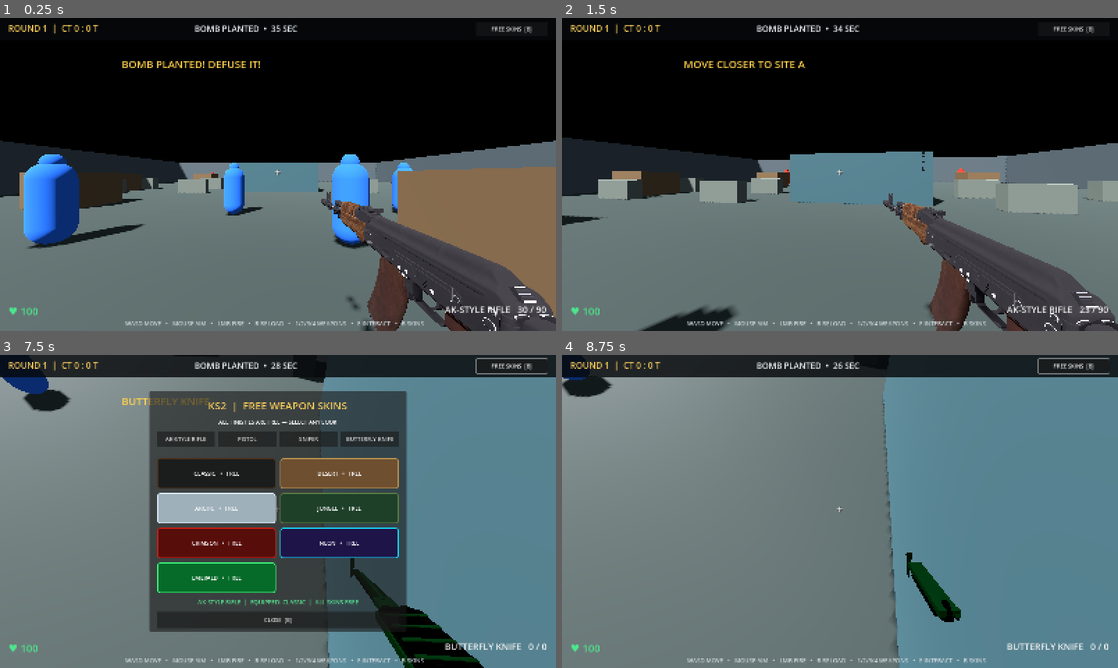
Above: before the commit, frames 1-4 (two rows, left to right).
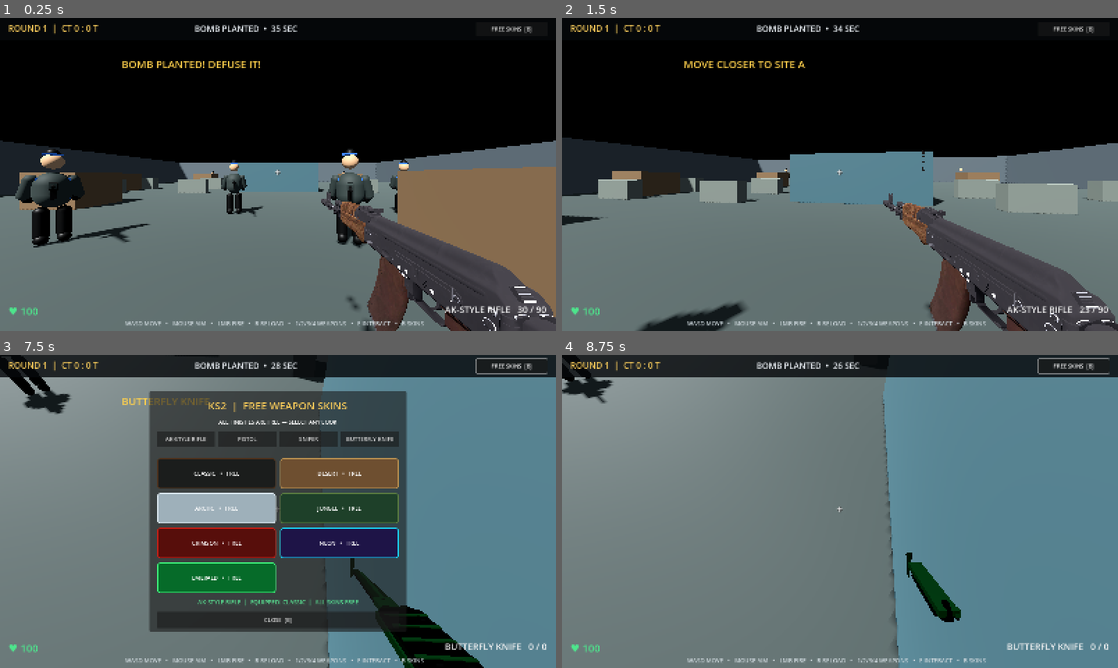
Above: after the commit, the same moments.

Repository: a89526425040-creator/ks2
Game: Godot game, scene res://Main.tscn
Two runs of this game, one before a commit and one after it. Both use one fixed random seed, a clock stepped at 60 frames per second and the inputs below.
Inputs (mouse positions are in pixels of both pictures, inside the frame that each line leads up to):
- Up to frame 1 (0.25 s): no input
- Up to frame 2 (1.5 s): tap Enter at 0.5 s; move the mouse to (867, 174) at 0.52 s; press the mouse at (867, 174) at 0.53 s; hold W (move_forward) from 0.53 s (still down); tap Space (jump) at 0.77 s; move the mouse to (812, 174) at 1.27 s; release the mouse at (812, 174) at 1.28 s; tap E (interact) at 1.35 s
- Up to frame 3 (7.5 s): tap Space (jump) at 1.52, 3.02, 3.77, 4.52, 7.25 s; move the mouse to (289, 505) at 2.02 s; hold 1 (weapon_1) 2.03-2.78 s; move the mouse to (272, 517) at 2.77 s; tap 2 (weapon_2) at 2.85 s; move the mouse to (316, 514) at 3.52 s; hold 3 (weapon_3) 3.53-4.28 s; move the mouse to (233, 508) at 4.27 s; tap B at 4.35 s; release W (move_forward) at 5 s; click "CLASSIC • FREE" at 5 s; click "CLASSIC • FREE" at 5.75 s; click "FREE SKINS [B]" at 6.5 s; move the mouse to (283, 511) at 7.27 s; hold W (move_forward) from 7.28 s (still down); tap 4 at 7.35 s
- Up to frame 4 (8.75 s): move the mouse to (756, 433) at 8.02 s; release W (move_forward) at 8.03 s; hold D (move_right) from 8.03 s (still down); tap V at 8.1 s; tap Space (jump) at 8.27 s

The runs differ from the first frame. In frame 1, 5.0% of the frame differs, in the area x 2-75%, y 41-74%; in frame 2, 0.2%; in frame 3, 0.6%; in frame 4, 0.3%.

Commit message:
Add animated soldier models with rifles held in hands

Diff:
--- a/bot.gd
+++ b/bot.gd
@@ -9,41 +9,136 @@
 var shoot_clock := 0.5
 var target: Node3D
 var rng := RandomNumberGenerator.new()
+var left_arm: Node3D
+var right_arm: Node3D
+var left_leg: Node3D
+var right_leg: Node3D
+var rifle: Node3D
+var muzzle: MeshInstance3D
+var muzzle_clock := 0.0
+var shot_kick := 0.0
+var walk_phase := 0.0
+var dark_material: StandardMaterial3D
+var cloth_material: StandardMaterial3D
 
 func _ready() -> void:
 	rng.randomize()
 	var shape := CollisionShape3D.new()
 	var capsule := CapsuleShape3D.new()
-	capsule.radius = 0.38
+	capsule.radius = 0.34
 	capsule.height = 1.8
 	shape.shape = capsule
 	add_child(shape)
-	var body_mesh := MeshInstance3D.new()
+	_build_soldier()
+
+func _mat(color: Color, roughness := 0.72, metallic := 0.0) -> StandardMaterial3D:
+	var m := StandardMaterial3D.new()
+	m.albedo_color = color
+	m.roughness = roughness
+	m.metallic = metallic
+	return m
+
+func _capsule(parent: Node3D, part_name: String, radius: float, height: float, at: Vector3, material: Material) -> MeshInstance3D:
+	var part := MeshInstance3D.new()
+	part.name = part_name
 	var mesh := CapsuleMesh.new()
-	mesh.radius = 0.38
-	mesh.height = 1.8
-	body_mesh.mesh = mesh
-	var mat := StandardMaterial3D.new()
-	mat.albedo_color = Color(0.16,0.38,0.72) if team == 0 else Color(0.68,0.19,0.13)
-	body_mesh.material_override = mat
-	add_child(body_mesh)
-	var head := MeshInstance3D.new()
-	var hm := SphereMesh.new()
-	hm.radius = 0.2
-	hm.height = 0.4
-	head.mesh = hm
-	head.position.y = 0.88
-	head.material_override = mat
-	add_child(head)
+	mesh.radius = radius
+	mesh.height = height
+	part.mesh = mesh
+	part.position = at
+	part.material_override = material
+	parent.add_child(part)
+	return part
+
+func _box(parent: Node3D, part_name: String, size: Vector3, at: Vector3, material: Material) -> MeshInstance3D:
+	var part := MeshInstance3D.new()
+	part.name = part_name
+	var mesh := BoxMesh.new()
+	mesh.size = size
+	part.mesh = mesh
+	part.position = at
+	part.material_override = material
+	parent.add_child(part)
+	return part
+
+func _build_soldier() -> void:
+	var visual := Node3D.new()
+	visual.name = "AnimatedSoldier"
+	add_child(visual)
+	var blue := team == 0
+	var team_mat := _mat(Color(0.12, 0.31, 0.57) if blue else Color(0.42, 0.16, 0.10))
+	dark_material = _mat(Color(0.055, 0.065, 0.07), 0.48, 0.28)
+	cloth_material = _mat(Color(0.16, 0.19, 0.18) if blue else Color(0.24, 0.22, 0.17))
+	_capsule(visual, "Torso", 0.29, 0.78, Vector3(0, 0.28, 0), cloth_material)
+	_box(visual, "ArmoredVest", Vector3(0.49, 0.48, 0.22), Vector3(0, 0.31, -0.015), team_mat)
+	_box(visual, "ChestPlate", Vector3(0.34, 0.22, 0.045), Vector3(0, 0.36, -0.14), dark_material)
+	_capsule(visual, "Head", 0.17, 0.34, Vector3(0, 0.91, 0), _mat(Color(0.66, 0.52, 0.39)))
+	_capsule(visual, "Helmet", 0.19, 0.22, Vector3(0, 1.08, 0.015), dark_material)
+	_box(visual, "HelmetBand", Vector3(0.30, 0.035, 0.27), Vector3(0, 1.06, -0.01), team_mat)
+	left_arm = Node3D.new()
+	left_arm.position = Vector3(-0.34, 0.55, -0.015)
+	visual.add_child(left_arm)
+	_capsule(left_arm, "LeftSleeve", 0.105, 0.58, Vector3(0, -0.22, 0), cloth_material).rotation.z = -0.24
+	_capsule(left_arm, "LeftGlove", 0.075, 0.18, Vector3(0, -0.48, -0.015), dark_material)
+	right_arm = Node3D.new()
+	right_arm.position = Vector3(0.34, 0.55, -0.015)
+	visual.add_child(right_arm)
+	_capsule(right_arm, "RightSleeve", 0.105, 0.58, Vector3(0, -0.22, 0), cloth_material).rotation.z = 0.24
+	_capsule(right_arm, "RightGlove", 0.075, 0.18, Vector3(0, -0.48, -0.015), dark_material)
+	left_leg = Node3D.new()
+	left_leg.position = Vector3(-0.16, -0.10, 0)
+	visual.add_child(left_leg)
+	_capsule(left_leg, "LeftLeg", 0.12, 0.72, Vector3(0, -0.34, 0), dark_material)
+	_capsule(left_leg, "LeftBoot", 0.12, 0.22, Vector3(0, -0.68, -0.055), dark_material)
+	right_leg = Node3D.new()
+	right_leg.position = Vector3(0.16, -0.10, 0)
+	visual.add_child(right_leg)
+	_capsule(right_leg, "RightLeg", 0.12, 0.72, Vector3(0, -0.34, 0), dark_material)
+	_capsule(right_leg, "RightBoot", 0.12, 0.22, Vector3(0, -0.68, -0.055), dark_material)
+	rifle = Node3D.new()
+	rifle.name = "RifleInHands"
+	rifle.position = Vector3(0, 0.38, -0.39)
+	visual.add_child(rifle)
+	_box(rifle, "Receiver", Vector3(0.12, 0.13, 0.48), Vector3(0, 0, -0.13), dark_material)
+	_box(rifle, "Handguard", Vector3(0.105, 0.105, 0.28), Vector3(0, 0.015, -0.43), cloth_material)
+	var barrel := MeshInstance3D.new()
+	var barrel_mesh := CylinderMesh.new()
+	barrel_mesh.top_radius = 0.025
+	barrel_mesh.bottom_radius = 0.025
+	barrel_mesh.height = 0.42
+	barrel.mesh = barrel_mesh
+	barrel.rotation.x = PI * 0.5
+	barrel.position = Vector3(0, 0.015, -0.77)
+	barrel.material_override = dark_material
+	rifle.add_child(barrel)
+	_box(rifle, "Magazine", Vector3(0.085, 0.22, 0.12), Vector3(0, -0.16, -0.10), dark_material)
+	_box(rifle, "Stock", Vector3(0.10, 0.12, 0.22), Vector3(0, 0.015, 0.20), cloth_material)
+	muzzle = MeshInstance3D.new()
+	var flash_mesh := SphereMesh.new()
+	flash_mesh.radius = 0.075
+	flash_mesh.height = 0.15
+	muzzle.mesh = flash_mesh
+	muzzle.position = Vector3(0, 0.015, -1.0)
+	var flash_mat := _mat(Color(1.0, 0.58, 0.12), 0.2)
+	flash_mat.shading_mode = BaseMaterial3D.SHADING_MODE_UNSHADED
+	flash_mat.emission_enabled = true
+	flash_mat.emission = Color(1.0, 0.34, 0.05)
+	flash_mat.emission_energy_multiplier = 3.0
+	muzzle.material_override = flash_mat
+	muzzle.visible = false
+	rifle.add_child(muzzle)
 
 func _physics_process(delta: float) -> void:
 	if health <= 0 or game == null or game.round_over:
 		velocity = Vector3.ZERO
+		_animate_soldier(delta, false)
 		return
 	shoot_clock -= delta
 	think_clock -= delta
-
-	# Attackers first move to the marked bomb site and plant.
+	muzzle_clock = maxf(0.0, muzzle_clock - delta)
+	shot_kick = move_toward(shot_kick, 0.0, delta * 5.0)
+	if is_instance_valid(muzzle):
+		muzzle.visible = muzzle_clock > 0.0
 	if team == 1 and not game.planted:
 		var site_delta: Vector3 = game.bomb_position - global_position
 		site_delta.y = 0
@@ -54,41 +149,62 @@
 			_apply_gravity(delta)
 			move_and_slide()
 			if velocity.length() > 0.3:
-				look_at(global_position + Vector3(velocity.x,0,velocity.z),Vector3.UP)
+				look_at(global_position + Vector3(velocity.x, 0, velocity.z), Vector3.UP)
+			_animate_soldier(delta, true)
 			return
 		else:
 			game.planted = true
 			game.bomb_clock = 35.0
-			game._show_message("BOMB PLANTED! DEFUSE IT!",3.0)
-
+			game._show_message("BOMB PLANTED! DEFUSE IT!", 3.0)
 	if think_clock <= 0:
-		think_clock = rng.randf_range(0.25,0.6)
+		think_clock = rng.randf_range(0.25, 0.6)
 		target = _find_target()
 	if not is_instance_valid(target):
-		velocity.x = move_toward(velocity.x,0,speed*delta)
-		velocity.z = move_toward(velocity.z,0,speed*delta)
+		velocity.x = move_toward(velocity.x, 0, speed * delta)
+		velocity.z = move_toward(velocity.z, 0, speed * delta)
 		_apply_gravity(delta)
 		move_and_slide()
+		_animate_soldier(delta, false)
 		return
 	var dist := global_position.distance_to(target.global_position)
 	if dist > 10.0:
-		var dir := target.global_position-global_position
+		var dir := target.global_position - global_position
 		dir.y = 0
 		dir = dir.normalized()
-		velocity.x = dir.x*speed
-		velocity.z = dir.z*speed
+		velocity.x = dir.x * speed
+		velocity.z = dir.z * speed
 	else:
-		velocity.x = move_toward(velocity.x,0,speed*delta)
-		velocity.z = move_toward(velocity.z,0,speed*delta)
+		velocity.x = move_toward(velocity.x, 0, speed * delta)
+		velocity.z = move_toward(velocity.z, 0, speed * delta)
 		_try_shoot(dist)
 	_apply_gravity(delta)
 	move_and_slide()
 	if velocity.length() > 0.3:
-		look_at(global_position + Vector3(velocity.x,0,velocity.z),Vector3.UP)
+		look_at(global_position + Vector3(velocity.x, 0, velocity.z), Vector3.UP)
+	elif is_instance_valid(target):
+		var aim := target.global_position
+		aim.y = global_position.y
+		look_at(aim, Vector3.UP)
+	_animate_soldier(delta, Vector2(velocity.x, velocity.z).length() > 0.4)
+
+func _animate_soldier(delta: float, moving: bool) -> void:
+	walk_phase += delta * (9.0 if moving else 2.0)
+	var stride := sin(walk_phase) * (0.62 if moving else 0.025)
+	if is_instance_valid(left_leg):
+		left_leg.rotation.x = stride
+	if is_instance_valid(right_leg):
+		right_leg.rotation.x = -stride
+	if is_instance_valid(left_arm):
+		left_arm.rotation.x = -0.30 - stride * 0.42 - shot_kick * 0.55
+	if is_instance_valid(right_arm):
+		right_arm.rotation.x = -0.36 + stride * 0.30 - shot_kick * 0.75
+	if is_instance_valid(rifle):
+		rifle.position.z = -0.39 + shot_kick * 0.10
+		rifle.rotation.x = -shot_kick * 0.22
 
 func _apply_gravity(delta: float) -> void:
 	if not is_on_floor():
-		velocity.y -= 20.0*delta
+		velocity.y -= 20.0 * delta
 	else:
 		velocity.y = 0
 
@@ -117,24 +233,26 @@
 func _try_shoot(dist: float) -> void:
 	if shoot_clock > 0 or dist > 22.0:
 		return
-	shoot_clock = rng.randf_range(0.65,1.15)
-	var origin := global_position + Vector3(0,0.65,0)
-	var destination := target.global_position + Vector3(0,0.5,0)
-	var direction := destination-origin
+	shoot_clock = rng.randf_range(0.65, 1.15)
+	shot_kick = 1.0
+	muzzle_clock = 0.075
+	var origin := global_position + Vector3(0, 0.65, 0)
+	var destination := target.global_position + Vector3(0, 0.5, 0)
+	var direction := destination - origin
 	if direction.length() > 22.0:
 		return
-	var query := PhysicsRayQueryParameters3D.create(origin,destination)
+	var query := PhysicsRayQueryParameters3D.create(origin, destination)
 	query.exclude = [get_rid()]
 	var hit := get_world_3d().direct_space_state.intersect_ray(query)
 	if hit.is_empty():
 		return
 	var victim: Object = hit.collider
 	if victim == game.player and team == 1:
-		game.damage_player(rng.randi_range(7,13))
+		game.damage_player(rng.randi_range(7, 13))
 	elif victim is CharacterBody3D and victim != self and victim.has_method("take_damage"):
-		victim.take_damage(rng.randi_range(8,14),self)
+		victim.take_damage(rng.randi_range(8, 14), self)
 
 func take_damage(amount: int, _source: Object = null) -> void:
 	if health <= 0:
 		return
-	game.damage_bot(self,amount)
+	game.damage_bot(self, amount)
